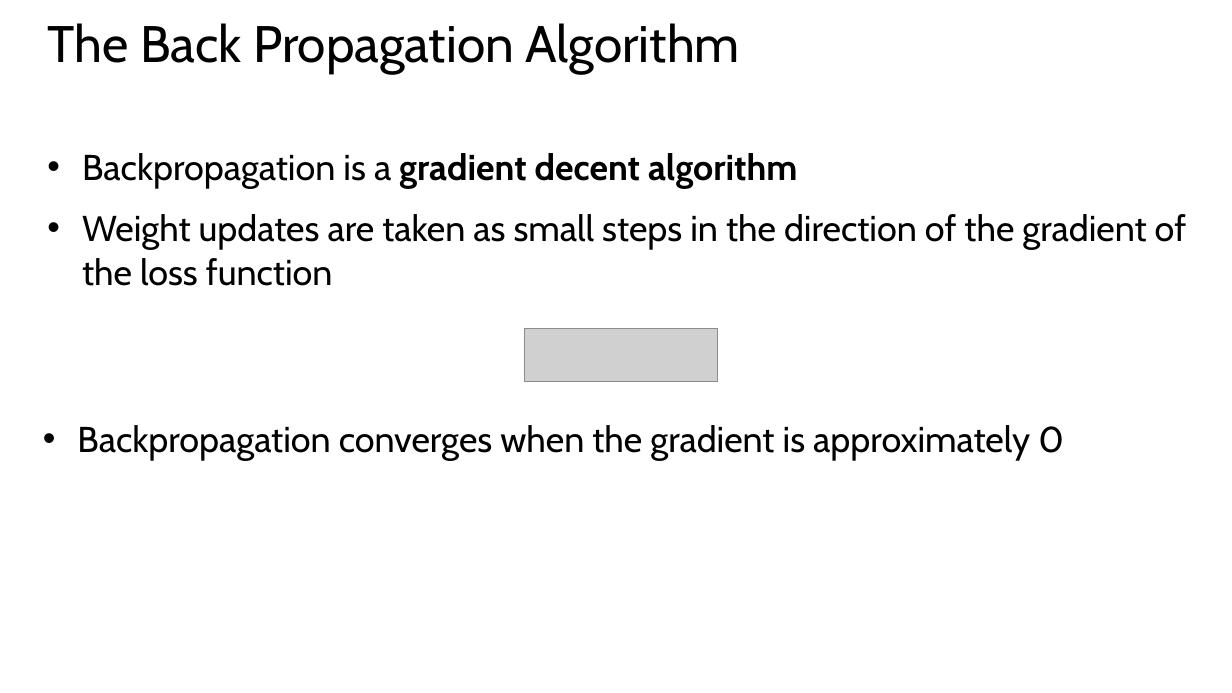
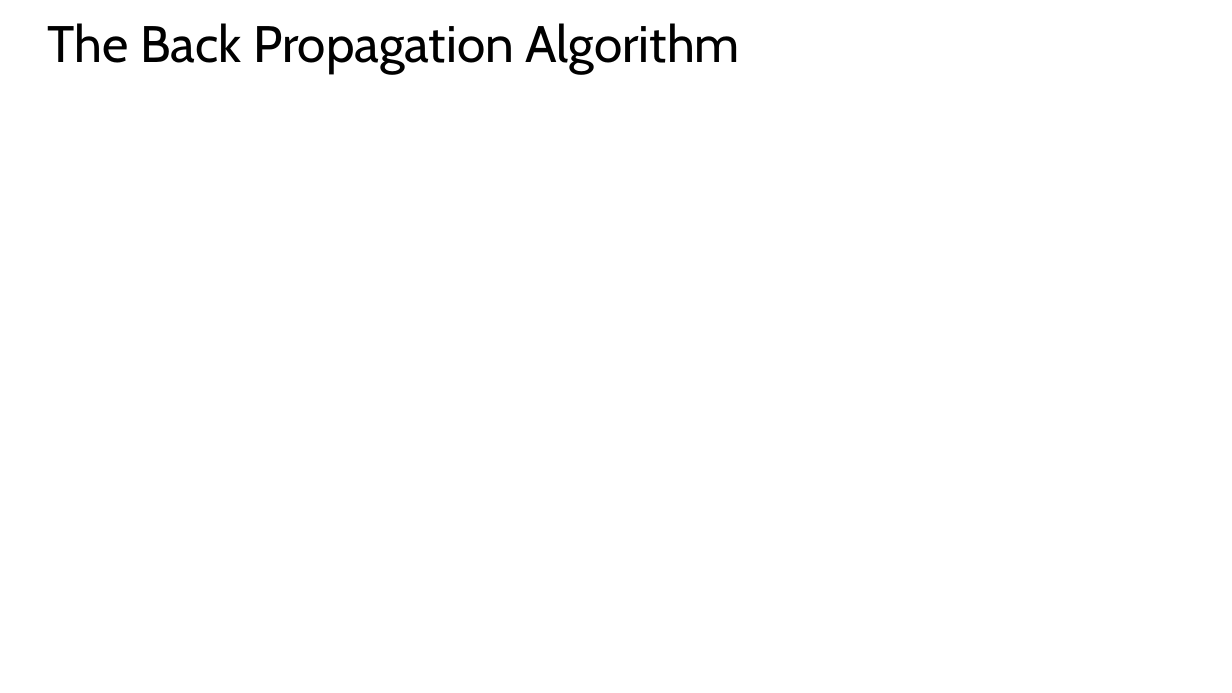
Before and after one commit to StephenElston/CSCI-E25, a slide deck: slide 25 of Slides/5_BuildingBlocksOfDeepLearning.pptx. Drawn at 1232x693 pixels with LibreOffice and Linux fonts; fonts in the diff are those of the drawing; grey boxes stand for pictures. Boxes give left, top, right and bottom in pixels: in the first picture for what was removed or moved away, otherwise in the second. Text is boxed around its words. In the diff, an @@ line names an element or a change of style, - is before the commit and + after.

```diff
--- a/Slides/5_BuildingBlocksOfDeepLearning.pptx
+++ b/Slides/5_BuildingBlocksOfDeepLearning.pptx
@@ text removed at <box>82,153,1186,286</box> @@
-• Backpropagation is a gradient decent algorithm
-• Weight updates are taken as small steps in the direction of the gradient of the loss function
@@ picture removed at <box>524,329,717,382</box> @@
@@ text removed at <box>77,425,1064,461</box> @@
-• Backpropagation converges when the gradient is approximately 0
```
Also in this commit, not shown: 6 other slides changed, 3 slides added, 7 slides removed, 1 other file.
